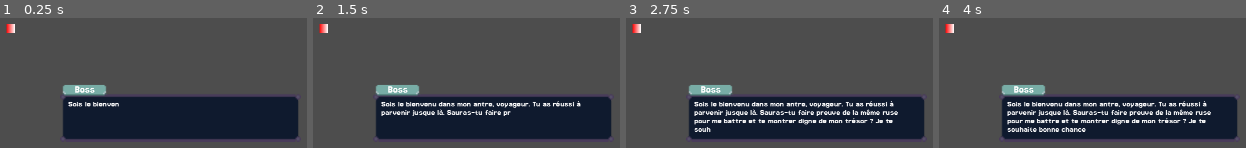
Above: before the commit, frames 1-4 (left to right).
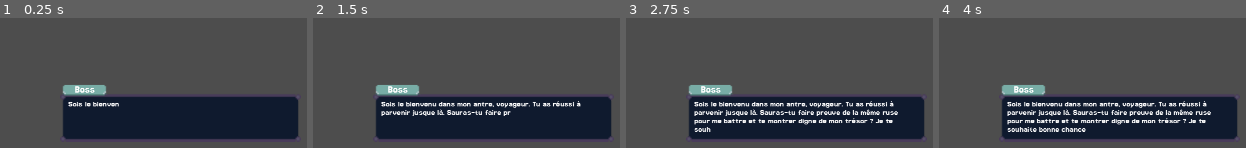
Above: after the commit, the same moments.

Repository: KairosGames/AlwaysEndsLikeThis
Game: Godot game, scene res://HugoTest.tscn
The game is run twice, just before and just after one commit, with the same random seed, the same clock (stepped at 60 frames per second) and the same inputs. This scene is started directly instead of the project's main scene.
Inputs:
- Up to frame 1 (0.25 s): no input
- Up to frame 2 (1.5 s): tap Enter at 0.5 s; hold Right (ui_right) 0.53-1.28 s; hold Down (ui_down) from 1.28 s (still down)
- Up to frame 3 (2.75 s): tap Space at 2 s; release Down (ui_down) at 2.03 s; hold Right (ui_right) from 2.03 s (still down)
- Up to frame 4 (4 s): release Right (ui_right) at 2.78 s; hold Up (ui_up) 2.78-3.53 s; tap Enter at 3.5 s; hold Left (ui_left) from 3.53 s (still down)

The runs differ from the first frame. In frame 1, 0.2% of the frame differs, in the area x 1-5%, y 4-12%; in frame 2, 0.2%; in frame 3, 0.2%; in frame 4, 0.2%.
Error before the commit: Parse Error: Class "Player" hides a global script class. (res://Scripts/HugoTestScript/PlayerTest.gd:1)

Commit message:
Suppression HugoTestScripts

Diff:
--- a/HugoTest.tscn
+++ b/HugoTest.tscn
@@ -1,13 +1,8 @@
-[gd_scene load_steps=3 format=3 uid="uid://cwvbx3n5nxq86"]
+[gd_scene load_steps=2 format=3 uid="uid://cwvbx3n5nxq86"]
 
-[ext_resource type="PackedScene" uid="uid://du4u8md3vsnu4" path="res://Scenes/HugoTest/PlayerTestHugo.tscn" id="1_skgj8"]
 [ext_resource type="PackedScene" uid="uid://bqshcsqul5xm0" path="res://Scenes/HugoTest/dialogue_system.tscn" id="2_skgj8"]
 
 [node name="Node2D" type="Node2D"]
-
-[node name="player" parent="." node_paths=PackedStringArray("dialogue_system") instance=ExtResource("1_skgj8")]
-position = Vector2(148, 337)
-dialogue_system = NodePath("../DialogueSystem")
 
 [node name="DialogueSystem" parent="." instance=ExtResource("2_skgj8")]
 anchors_preset = 8
--- a/Scenes/HugoTest/Ennemi.tscn
+++ b/Scenes/HugoTest/Ennemi.tscn
@@ -1,6 +1,15 @@
 [gd_scene load_steps=6 format=3 uid="uid://bc08nn5jdbwkn"]
 
-[ext_resource type="Script" uid="uid://cluba7blh1r7w" path="res://Scripts/HugoTestScript/EnnemiTest.gd" id="1_qv85p"]
+[sub_resource type="GDScript" id="GDScript_7eqay"]
+script/source = "class_name Ennemi
+extends \"res://Scripts/HugoTestScript/Entity.gd\"
+
+func HandleCollision(body: Node2D):
+	if body is Player:
+		var ennemi = body as Player
+		var DamageToTake = ennemi.Damage
+		ReceiveDamage(DamageToTake)
+"
 
 [sub_resource type="RectangleShape2D" id="RectangleShape2D_hrt7g"]
 
@@ -13,7 +22,7 @@
 size = Vector2(20, 21)
 
 [node name="CharacterBody2D" type="CharacterBody2D" node_paths=PackedStringArray("Hitbox")]
-script = ExtResource("1_qv85p")
+script = SubResource("GDScript_7eqay")
 MaxHealth = 10
 Hitbox = NodePath("Hitbox")
 
--- a/Scenes/HugoTest/PlayerTestHugo.tscn
+++ /dev/null
@@ -1,36 +0,0 @@
-[gd_scene load_steps=6 format=3 uid="uid://du4u8md3vsnu4"]
-
-[ext_resource type="Script" uid="uid://1jpr07mnrtmv" path="res://Scripts/HugoTestScript/PlayerTest.gd" id="1_7yme3"]
-
-[sub_resource type="RectangleShape2D" id="RectangleShape2D_hrt7g"]
-
-[sub_resource type="Gradient" id="Gradient_hrt7g"]
-colors = PackedColorArray(1, 0, 0, 1, 1, 1, 1, 1)
-
-[sub_resource type="GradientTexture1D" id="GradientTexture1D_7yme3"]
-gradient = SubResource("Gradient_hrt7g")
-
-[sub_resource type="RectangleShape2D" id="RectangleShape2D_7yme3"]
-size = Vector2(20, 21)
-
-[node name="CharacterBody2D" type="CharacterBody2D" node_paths=PackedStringArray("Hitbox")]
-script = ExtResource("1_7yme3")
-Hitbox = NodePath("Hitbox")
-Damage = 5
-Speed = 10
-
-[node name="Coll_Shape" type="CollisionShape2D" parent="."]
-shape = SubResource("RectangleShape2D_hrt7g")
-
-[node name="Sprite2D" type="Sprite2D" parent="."]
-position = Vector2(9.536743e-07, 0.50000006)
-scale = Vector2(0.078125, 21)
-texture = SubResource("GradientTexture1D_7yme3")
-
-[node name="Hitbox" type="Area2D" parent="."]
-
-[node name="CollisionShape2D" type="CollisionShape2D" parent="Hitbox"]
-position = Vector2(0, 0.5)
-shape = SubResource("RectangleShape2D_7yme3")
-
-[connection signal="body_entered" from="Hitbox" to="." method="_on_hitbox_body_entered"]
--- a/Scripts/HugoTestScript/EnnemiTest.gd
+++ /dev/null
@@ -1,8 +0,0 @@
-class_name Ennemi
-extends "res://Scripts/HugoTestScript/Entity.gd"
-
-func HandleCollision(body: Node2D):
-	if body is Player:
-		var ennemi = body as Player
-		var DamageToTake = ennemi.Damage
-		ReceiveDamage(DamageToTake)
--- a/Scripts/HugoTestScript/Entity.gd
+++ /dev/null
@@ -1,33 +0,0 @@
-class_name Entity
-extends CharacterBody2D
-# Script Parent ennemi & joueur
-@export var MaxHealth : int =  100
-var CurrentHealth : int
-@export var  Hitbox : Area2D
-@export var Damage : int
-@export var Speed : int
-@export var Armor : int
-func Setup():
-	CurrentHealth = MaxHealth
-	if Hitbox == null :
-		print("Error no hitbox assigned")
-	# **CONNEXION DU SIGNAL**
-	# Connecte le signal 'body_entered' de l'Area2D à la fonction '__on_hitbox_body_entered'
-	if not Hitbox.body_entered.is_connected(Callable(self,"_on_hitbox_body_entered")):
-		Hitbox.body_entered.connect(_on_hitbox_body_entered)
-
-func _ready():
-	Setup()
-func _on_hitbox_body_entered(body: Node2D):
-		HandleCollision(body)
-
-# La fonction que les enfants devront surcharger.
-func HandleCollision(body: Node2D):
-	print("Collision générique détectée par Entity avec : ", body.name)
-
-
-func ReceiveDamage(ReceivedDamage : int):
-	CurrentHealth -= ReceivedDamage
-	print("Vie Restante : ", CurrentHealth)
-	if CurrentHealth <= 0 :
-		queue_free()
--- a/Scripts/HugoTestScript/PlayerTest.gd
+++ /dev/null
@@ -1,17 +0,0 @@
-class_name  Player
-extends "res://Scripts/HugoTestScript/Entity.gd"
-
-
-func GetInput():
-	var inputDirection = Input.get_vector("Left","Right","Up", "Down")
-	var InputDirX = Vector2(inputDirection.x,0)
-	velocity = InputDirX * Speed
-
-func _physics_process(delta):
-	GetInput()
-	move_and_slide()
-func HandleCollision(body: Node2D):
-	if body is Ennemi:
-		var ennemi = body as Ennemi
-		var DamageToTake = ennemi.Damage
-		ReceiveDamage(DamageToTake)
Not shown, removed: Scripts/HugoTestScript/EnnemiTest.gd.uid
Not shown, removed: Scripts/HugoTestScript/Entity.gd.uid
Not shown, removed: Scripts/HugoTestScript/PlayerTest.gd.uid
